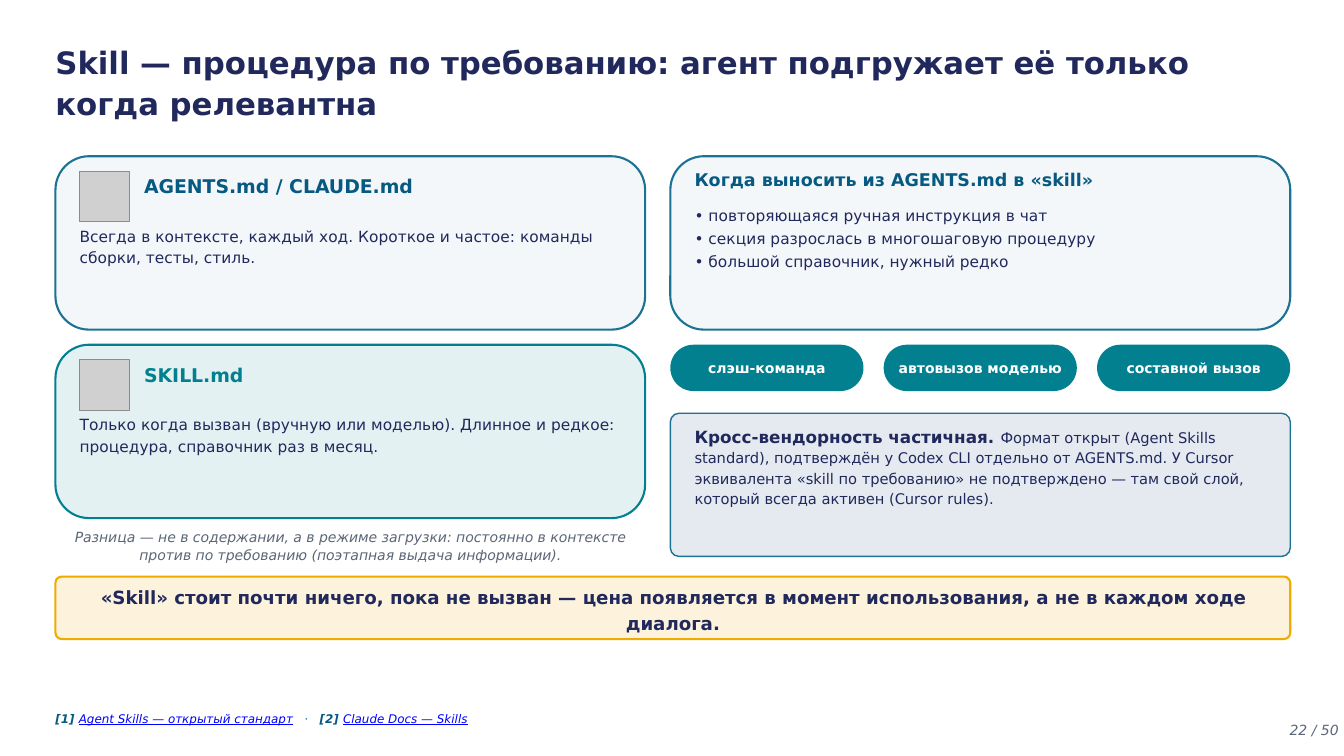
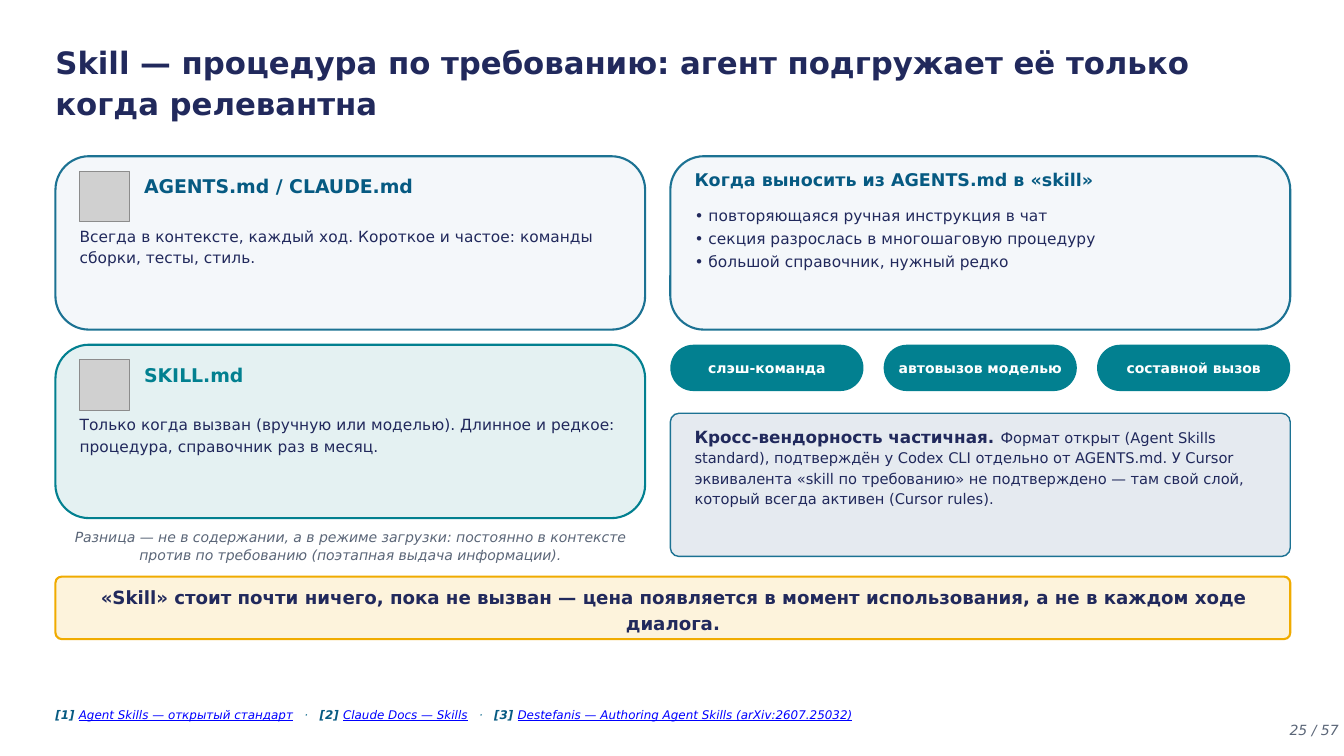
Before and after one commit to tellina-study/AI-usage-lessons, a slide deck: slide 25 of library/lectures/lec-04/rendered/lec-04.pptx (slide 22 before the commit). Drawn at 1344x756 pixels with LibreOffice and Linux fonts; fonts in the diff are those of the drawing; grey boxes stand for pictures. Boxes give left, top, right and bottom in pixels: in the first picture for what was removed or moved away, otherwise in the second. Text is boxed around its words. In the diff, an @@ line names an element or a change of style, - is before the commit and + after.

```diff
--- a/library/lectures/lec-04/rendered/lec-04.pptx
+++ b/library/lectures/lec-04/rendered/lec-04.pptx
@@ text at (55,710,852,722): text changed @@
-[1] Agent Skills — открытый стандарт · [2] Claude Docs — Skills
+[1] Agent Skills — открытый стандарт · [2] Claude Docs — Skills · [3] Destefanis — Authoring Agent Skills (arXiv:2607.25032)
@@ text at (1290,724,1339,735): text changed @@
-22 / 50
+25 / 57
```
Also in this commit, not shown: 48 other slides changed, 8 slides added, 1 slide removed, 34 other files.
